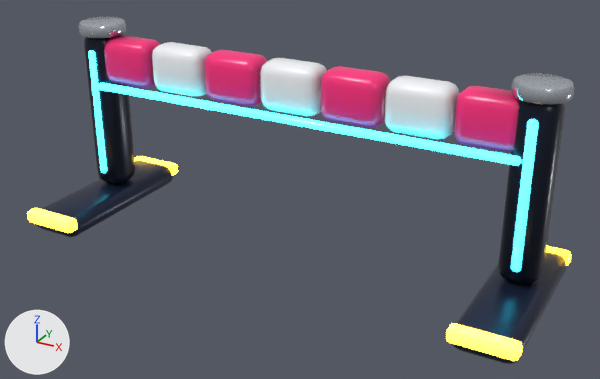
Two versions of the glTF model lane-rush/art/blender/out/bl_hurdle.glb, one commit apart.
Both versions are drawn from a camera (50 mm lens) standing at (1.29, -2.245, 1.369) and looking at (0.065, -0.016, 0.255). The lights are fixed; the arrows at lower left show +X, +Y and +Z. The picture after the commit comes second.

Script lines for the objects in view, before the commit:
```python
mat_nx_cyan = bpy.data.materials.new('nx_cyan')
mat_nx_cyan.use_nodes = True; mat_nx_cyan.node_tree.nodes.clear()
_N = mat_nx_cyan.node_tree.nodes; _L = mat_nx_cyan.node_tree.links
n0 = _N.new('ShaderNodeBsdfPrincipled'); n0.name = 'Principled BSDF'
n0.inputs[2].default_value = 0.2  # 'Roughness'
n0.inputs[27].default_value = (0.0273, 0.815, 1.0, 1.0)  # 'Emission Color', cyan #2ee9ff
n0.inputs[28].default_value = 5.0  # 'Emission Strength'
n1 = _N.new('ShaderNodeOutputMaterial'); n1.name = 'Material Output'
n2 = _N.new('ShaderNodeMix'); n2.name = 'Mix'
n2.data_type = 'RGBA'
n2.blend_type = 'MULTIPLY'
n2.inputs[0].default_value = 1.0  # 'Factor'
n2.inputs[7].default_value = (0.212, 0.922, 1.0, 1.0)  # 'B', cyan #7ff6ff
n3 = _N.new('ShaderNodeVertexColor'); n3.name = 'Color Attribute'
_L.new(n0.outputs[0], n1.inputs[0])  # 'BSDF' to 'Surface'
_L.new(n2.outputs[2], n0.inputs[0])  # 'Result' to 'Base Color'
_L.new(n3.outputs[0], n2.inputs[6])  # 'Color' to 'A'
me_cube = bpy.data.meshes.new('Cube')
me_cube.from_pydata(...)  # 1616 vertices, 3148 faces; spans x -0.91..0.91, y -0.32..0.32, z 0.0..0.71
# faces by material slot: [376, 432, 376, 132, 516, 752, 564]
me_cube.materials.append(mat_nx_dark2)
me_cube.materials.append(mat_nx_yellowg)
me_cube.materials.append(mat_nx_dark)
me_cube.materials.append(mat_nx_cyan)
me_cube.materials.append(mat_nx_chrome)
me_cube.materials.append(mat_nx_pink)
me_cube.materials.append(mat_nx_white)
ob_hurdle = bpy.data.objects.new('hurdle', me_cube)
ob_hurdle.location = (0.0, 0.0, 0.0)
```
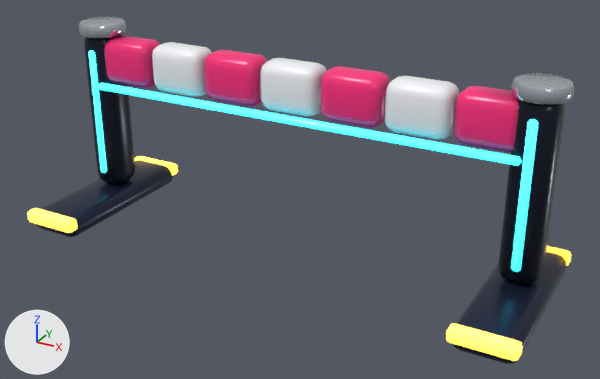
Diff of the bpy script that builds the scene:
```diff
--- a/lane-rush/art/blender/out/bl_hurdle.glb.py
+++ b/lane-rush/art/blender/out/bl_hurdle.glb.py
@@ mat_nx_cyan @@
 n0 = _N.new('ShaderNodeBsdfPrincipled'); n0.name = 'Principled BSDF'
 n0.inputs[27].default_value = (0.0273, 0.815, 1.0, 1.0)  # 'Emission Color', cyan #2ee9ff
-n0.inputs[28].default_value = 5.0  # 'Emission Strength'
+n0.inputs[28].default_value = 1.6  # 'Emission Strength'
 n1 = _N.new('ShaderNodeOutputMaterial'); n1.name = 'Material Output'
```

Pixel boxes [x1, y1, x2, y2] of what changed, in the pictures (600 x 379 px):
'hurdle', surface changed
    both: [27, 30, 572, 364]
